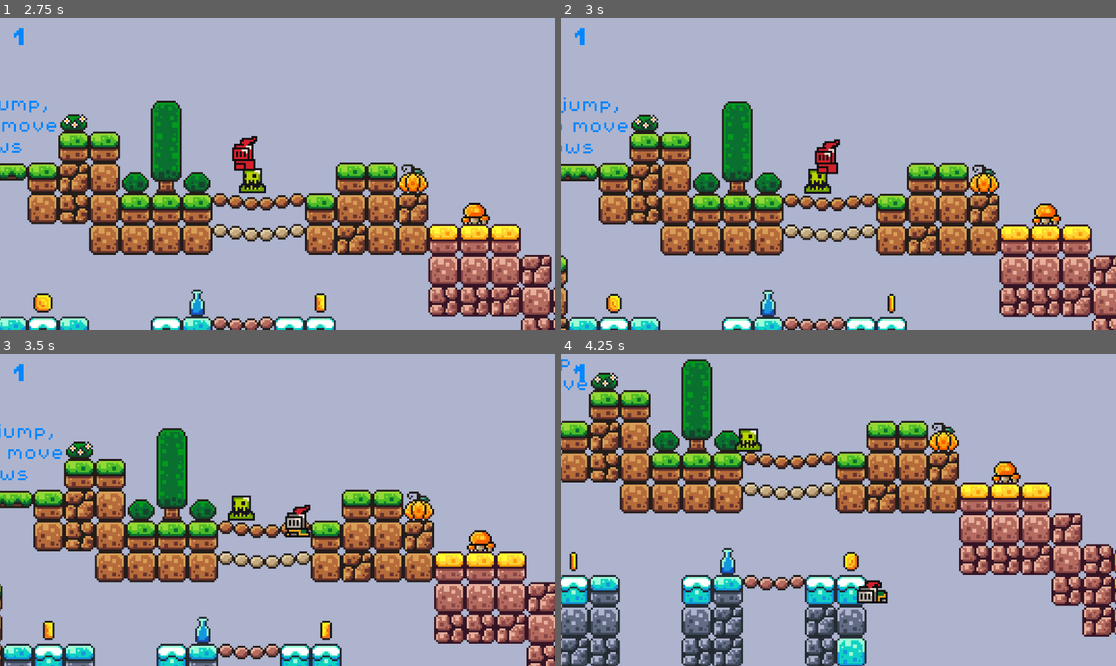
Above: before the commit, frames 1-4 (two rows, left to right).
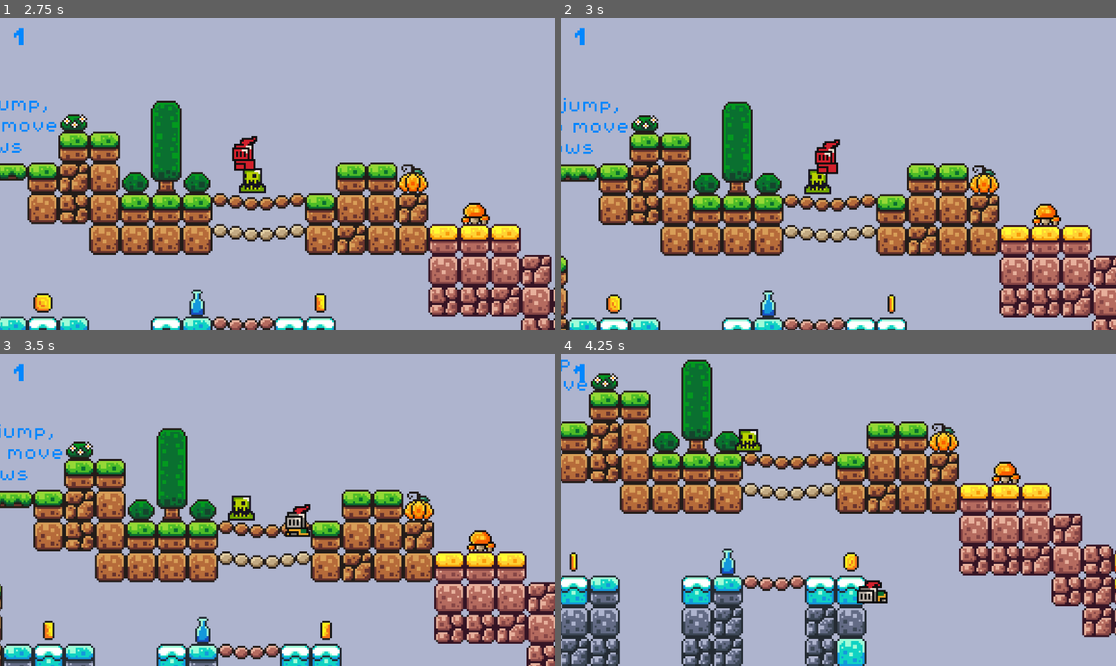
Above: after the commit, the same moments.

Repository: yawutheawu/CodingProjects
Game: Godot game, scene res://Scenes/game.tscn
Two runs of this game, one before a commit and one after it. Both use one fixed random seed, a clock stepped at 60 frames per second and the inputs below.
Inputs:
- Up to frame 1 (2.75 s): tap Enter (ui_accept) at 0.5, 0.77, 1.52 s; hold Right (ui_right) 0.53-2.03 s; hold Left (ui_left) from 2.03 s (still down)
- Up to frame 2 (3 s): release Left (ui_left) at 2.78 s; hold Right (ui_right) from 2.78 s (still down)
- Up to frame 3 (3.5 s): keep holding Right (ui_right); tap Enter (ui_accept) at 3.02 s
- Up to frame 4 (4.25 s): keep holding Right (ui_right); tap Enter (ui_accept) at 3.77 s

Frame 1 is identical in both runs. In frame 2, 5.0% of the frame differs, in the area x 0-100%, y 25-100%; in frame 3, 0.1%; in frame 4, 6.1%, in the area x 0-100%, y 1-100%.

Commit message:
Godot changes

Diff:
--- a/Gamedev Projects/Godot/2D Game Tutorial/2d-game-tutorial/Scenes/game.tscn
+++ b/Gamedev Projects/Godot/2D Game Tutorial/2d-game-tutorial/Scenes/game.tscn
@@ -32,13 +32,13 @@
 8:0/0 = 0
 8:0/0/physics_layer_0/polygon_0/points = PackedVector2Array(-8, -8, 8, -8, 8, 8, -8, 8)
 9:0/0 = 0
-9:0/0/physics_layer_0/polygon_0/points = PackedVector2Array(-8, -8, 8, -5.875, 8, 0.75, -8, -1.625)
+9:0/0/physics_layer_0/polygon_0/points = PackedVector2Array(-8, -8, 8, -5.92202, 8, 0.972272, -8, -1.625)
 9:0/0/physics_layer_0/polygon_0/one_way = true
 10:0/0 = 0
 10:0/0/physics_layer_0/polygon_0/points = PackedVector2Array(-8, -5.875, 8, -5.875, 8, 0.75, -8, 1)
 10:0/0/physics_layer_0/polygon_0/one_way = true
 11:0/0 = 0
-11:0/0/physics_layer_0/polygon_0/points = PackedVector2Array(-8, -5.75, 8, -8, 8, -1.375, -8, 1)
+11:0/0/physics_layer_0/polygon_0/points = PackedVector2Array(-8, -5.92202, 8, -8, 8, -1.375, -8, 0.795495)
 11:0/0/physics_layer_0/polygon_0/one_way = true
 0:1/0 = 0
 0:1/0/physics_layer_0/polygon_0/points = PackedVector2Array(-8, -8, 8, -8, 8, 8, -8, 8)
